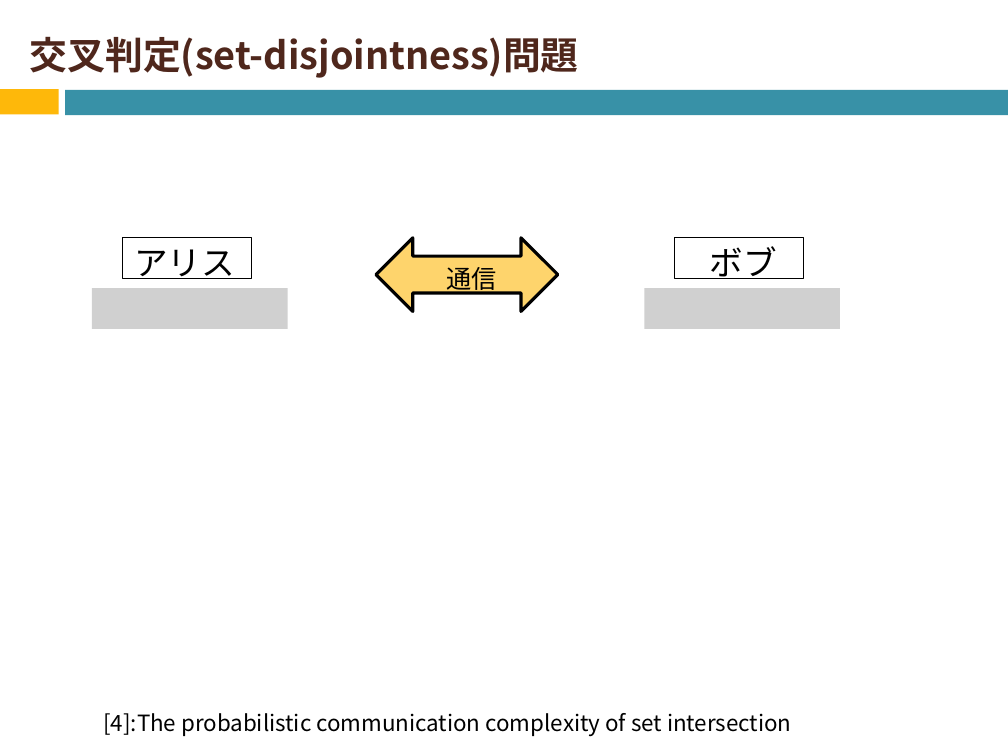
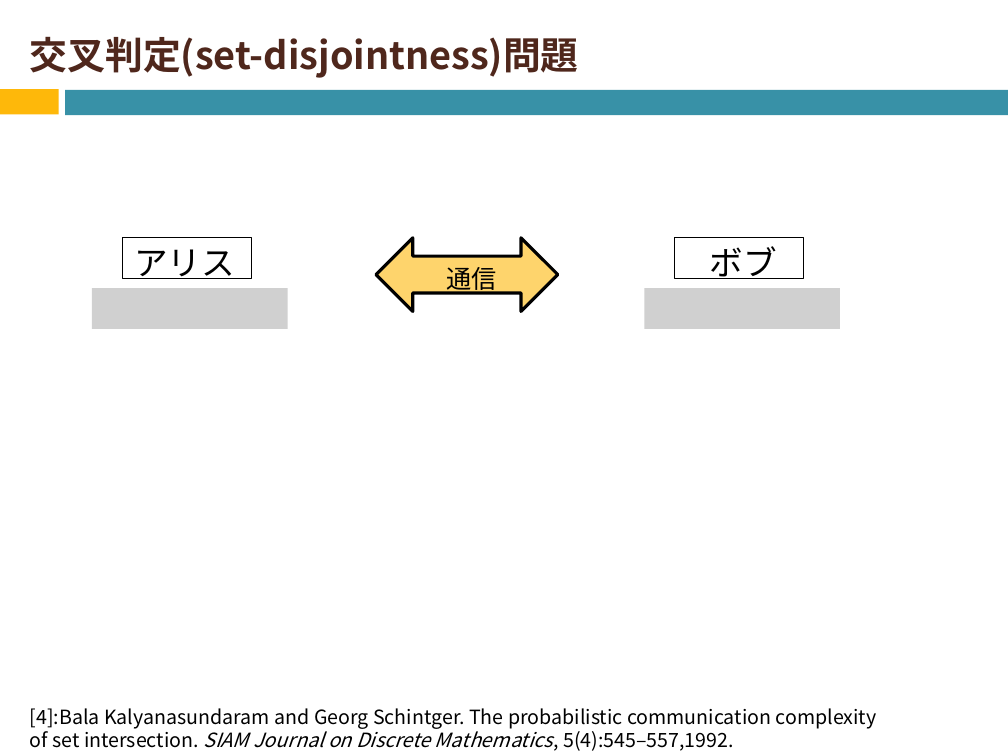
Before and after one commit to Izulabo-nitech/Distributed_Complexity_of_k-Maximal_Independent_Set_Verification, a slide deck: slide 14 of LAsy/LA用発表資料.pptx (slide 15 before the commit). Drawn at 1008x756 pixels with LibreOffice and Linux fonts; fonts in the diff are those of the drawing; grey boxes stand for pictures. Boxes give left, top, right and bottom in pixels: in the first picture for what was removed or moved away, otherwise in the second. Text is boxed around its words. In the diff, an @@ line names an element or a change of style, - is before the commit and + after.

```diff
--- a/LAsy/LA用発表資料.pptx
+++ b/LAsy/LA用発表資料.pptx
@@ text at <box>30,708,877,751</box>: text changed; size 16 to 14 pt @@
-[4]:The probabilistic communication complexity of set intersection
+[4]:Bala Kalyanasundaram and Georg Schintger. The probabilistic communication complexity
+of set intersection. SIAM Journal on Discrete Mathematics, 5(4):545–557,1992.
```
Also in this commit, not shown: 9 other slides changed, 1 slide removed.
